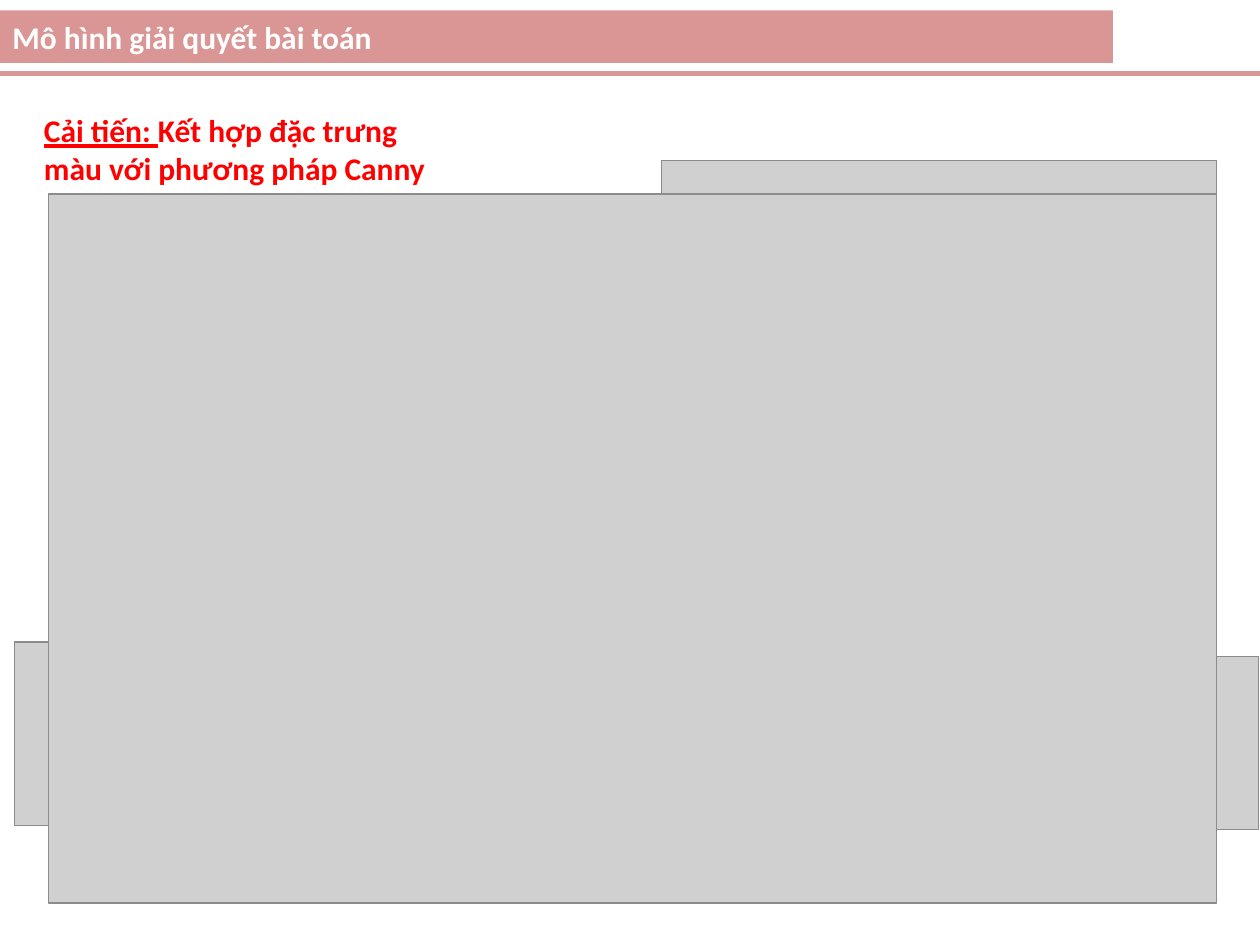
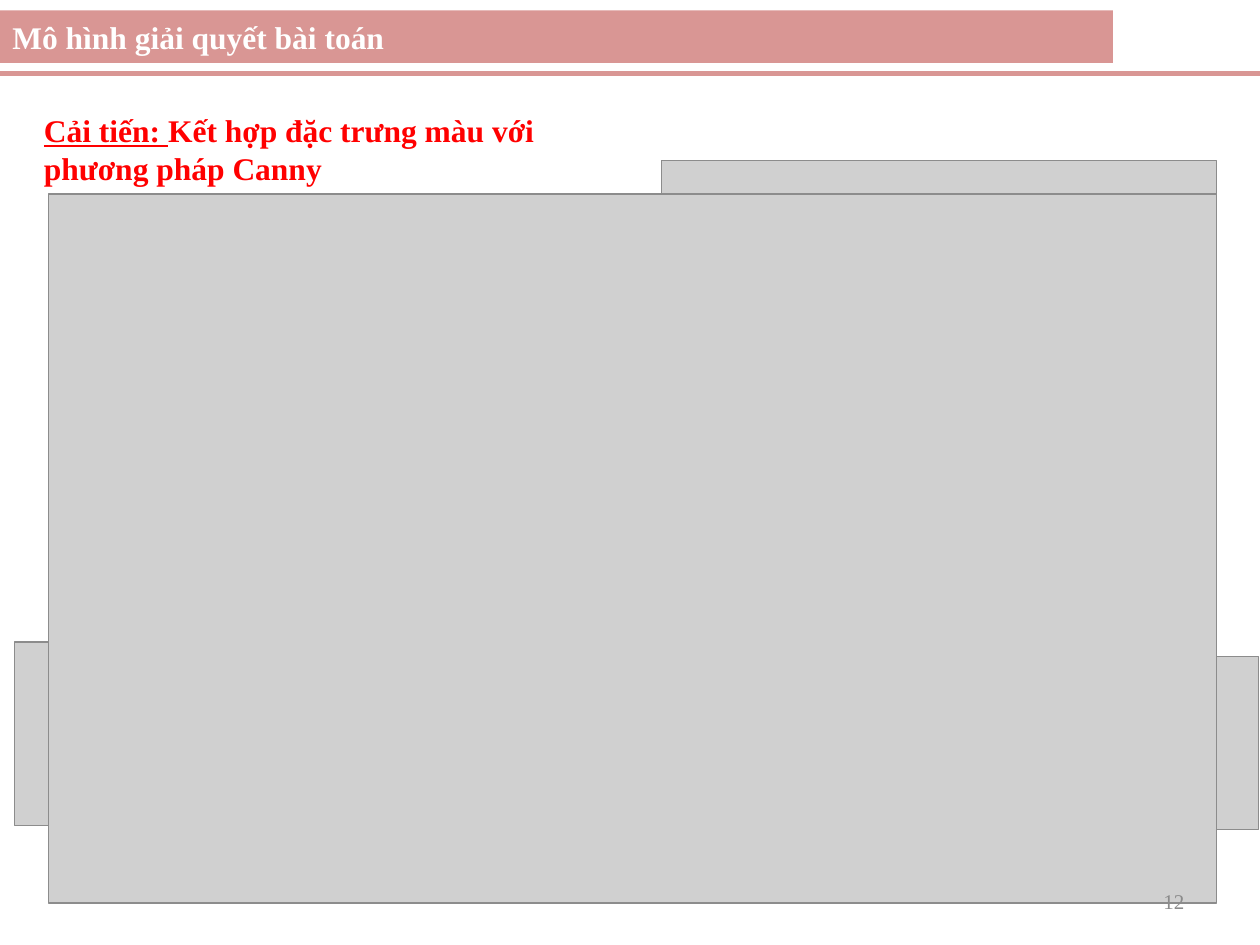
Before and after one commit to gilang07/sign-traffic-recognition, a slide deck: slide 12 of doc/LuanVan.pptx (slide 11 before the commit). Drawn at 1260x945 pixels with LibreOffice and Linux fonts; fonts in the diff are those of the drawing; grey boxes stand for pictures. Boxes give left, top, right and bottom in pixels: in the first picture for what was removed or moved away, otherwise in the second. Text is boxed around its words. In the diff, an @@ line names an element or a change of style, - is before the commit and + after.

```diff
--- a/doc/LuanVan.pptx
+++ b/doc/LuanVan.pptx
@@ rectangle "Mô hình giải quyết bài ..." at bbox=[0, 10, 1113, 63]: font Calibri to Times New Roman @@
@@ text "Cải tiến: Kết hợp đặc ..." at bbox=[44, 119, 534, 186]: font Calibri to Times New Roman @@
@@ page number added at bbox=[1163, 895, 1184, 914], 12 pt, text #8C8C8C @@
+12
```
Also in this commit, not shown: 14 other slides changed, 4 slides added, 1 other file.
